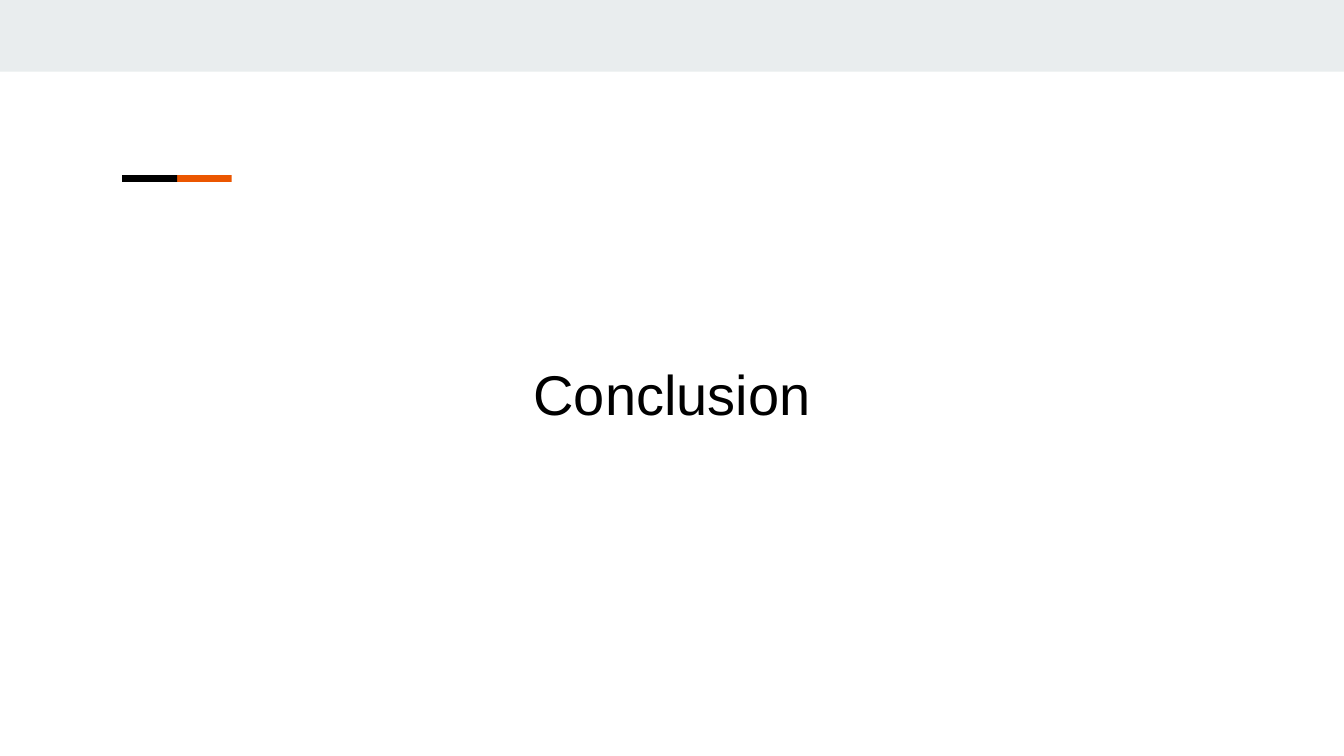
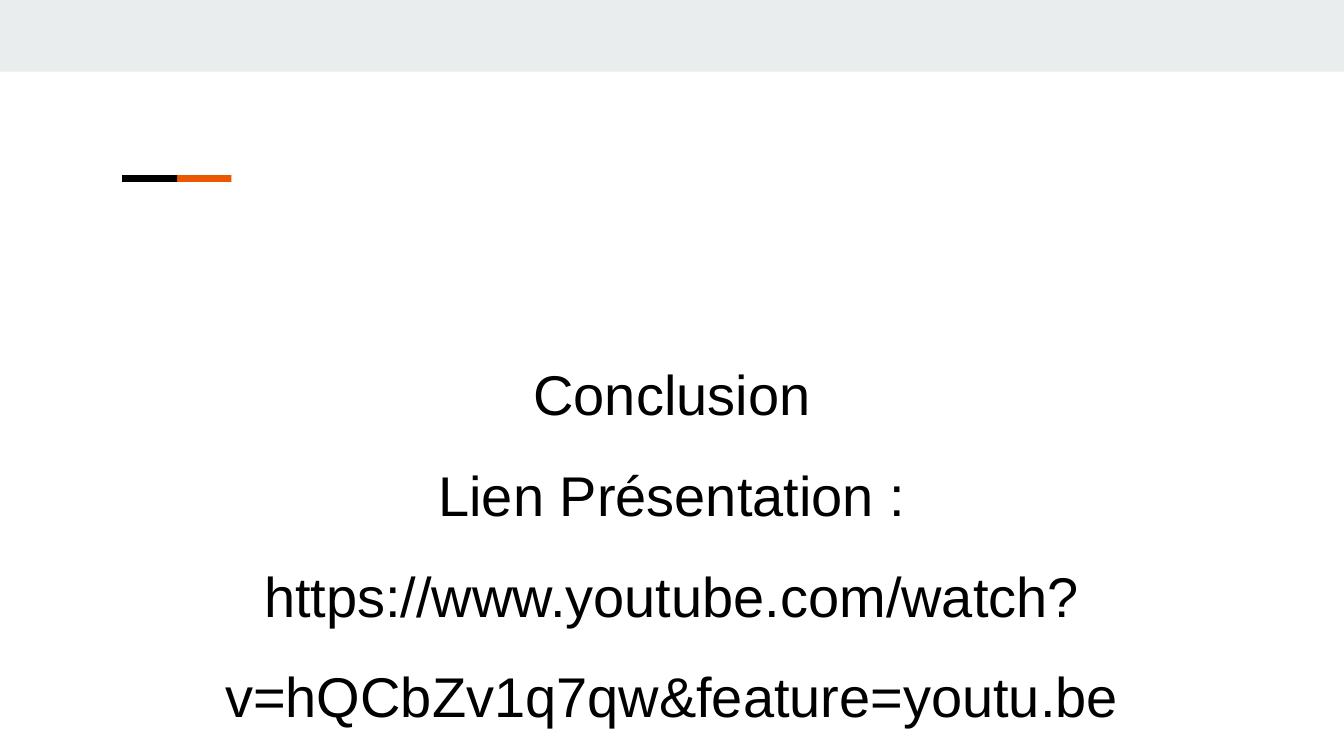
Before and after one commit to AmieJoni/parois-rocheuses, a slide deck: slide 19 of doc/présentation/Présentation.pptx. Drawn at 1344x756 pixels with LibreOffice and Linux fonts; fonts in the diff are those of the drawing. Boxes give left, top, right and bottom in pixels: in the first picture for what was removed or moved away, otherwise in the second. Text is boxed around its words. In the diff, an @@ line names an element or a change of style, - is before the commit and + after.

Commit message:
Lien présentation README

```diff
--- a/doc/présentation/Présentation.pptx
+++ b/doc/présentation/Présentation.pptx
@@ text at (225, 474, 1118, 727): paragraphs added @@
+Lien Présentation :
+https://www.youtube.com/watch?v=hQCbZv1q7qw&feature=youtu.be
```
Also in this commit, not shown: 2 other files.
